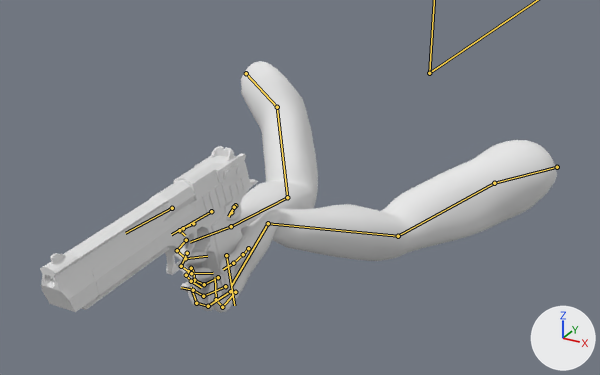
The FBX model Assets/M_Arms_Deagle.fbx, before and after one commit.
One viewpoint serves both versions: a 50 mm lens placed at (0.45, -1.257, 0.374), pointed at (-0.067, -0.317, -0.096). Arrows for +X, +Y and +Z are at lower right; the lights stay in place. Both versions are drawn at the pose saved in each file; the numbers are the values there. The bones that bend it are drawn over the model as lines.

In view in the first picture: 'arms', 'deagle'.
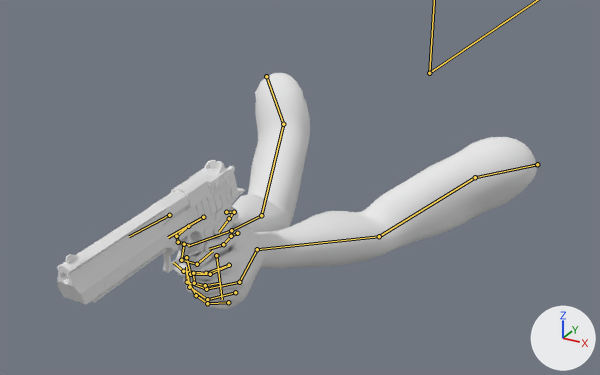
What differs and where, as boxes [x1, y1, x2, y2] in the pictures (600 x 375 px):
'arms', posed (6% shorter)
    before: [174, 61, 557, 313]
    after: [174, 73, 537, 309]
'deagle', posed (14% narrower, 13% shorter)
    before: [40, 146, 258, 312]
    after: [57, 160, 245, 305]
bone 'shoulder.L', root to tip
    before: (557, 167) to (494, 183)
    after: (537, 164) to (475, 177)
bone 'lower_arm.L', root to tip
    before: (398, 236) to (268, 223)
    after: (379, 236) to (257, 249)
bone 'hand.L', root to tip
    before: (268, 223) to (231, 285)
    after: (257, 249) to (239, 282)
bone 'index_01.L', root to tip
    before: (235, 292) to (222, 307)
    after: (229, 265) to (206, 273)
bone 'index_02.L', root to tip
    before: (222, 307) to (216, 299)
    after: (206, 273) to (183, 271)
bone 'index_03.L', root to tip
    before: (216, 299) to (215, 277)
    after: (183, 271) to (173, 262)
bone 'middle_01.L', root to tip
    before: (230, 291) to (208, 306)
    after: (239, 282) to (206, 289)
bone 'middle_03.L', root to tip
    before: (196, 303) to (191, 287)
    after: (187, 282) to (186, 267)
bone 'ring_01.L', root to tip
    before: (225, 286) to (203, 296)
    after: (235, 292) to (207, 299)
bone 'ring_02.L', root to tip
    before: (203, 296) to (193, 290)
    after: (207, 299) to (189, 287)
bone 'ring_03.L', root to tip
    before: (193, 290) to (181, 287)
    after: (189, 287) to (187, 271)
bone 'pinky_01.L', root to tip
    before: (218, 277) to (204, 284)
    after: (228, 302) to (207, 303)
bone 'pinky_02.L', root to tip
    before: (204, 284) to (194, 280)
    after: (207, 303) to (196, 295)
bone 'pinky_03.L', root to tip
    before: (194, 280) to (193, 269)
    after: (196, 295) to (189, 283)
bone 'thumb_01.L', root to tip
    before: (248, 248) to (243, 254)
    after: (237, 233) to (231, 236)
bone 'thumb_03.L', root to tip
    before: (233, 263) to (223, 269)
    after: (223, 244) to (209, 249)
bone 'shoulder.R', root to tip
    before: (246, 73) to (277, 107)
    after: (266, 76) to (283, 124)
bone 'lower_arm.R', root to tip
    before: (287, 197) to (231, 226)
    after: (261, 215) to (231, 230)
bone 'hand.R', root to tip
    before: (231, 226) to (190, 242)
    after: (231, 230) to (188, 246)
bone 'index_01.R', root to tip
    before: (193, 223) to (183, 228)
    after: (188, 226) to (176, 236)
bone 'index_02.R', root to tip
    before: (183, 228) to (179, 230)
    after: (176, 236) to (178, 242)
bone 'middle_01.R', root to tip
    before: (186, 240) to (177, 250)
    after: (184, 244) to (181, 260)
bone 'middle_02.R', root to tip
    before: (177, 250) to (185, 258)
    after: (181, 260) to (197, 264)
bone 'middle_03.R', root to tip
    before: (185, 258) to (207, 256)
    after: (197, 264) to (212, 251)
bone 'ring_01.R', root to tip
    before: (187, 253) to (181, 266)
    after: (186, 257) to (190, 274)
bone 'ring_02.R', root to tip
    before: (181, 266) to (191, 273)
    after: (190, 274) to (210, 274)
bone 'ring_03.R', root to tip
    before: (191, 273) to (213, 273)
    after: (210, 274) to (230, 265)
bone 'pinky_01.R', root to tip
    before: (191, 268) to (186, 275)
    after: (193, 273) to (194, 283)
bone 'pinky_03.R', root to tip
    before: (191, 281) to (201, 287)
    after: (205, 285) to (219, 283)
bone 'thumb_01.R', root to tip
    before: (231, 212) to (235, 205)
    after: (226, 212) to (234, 212)
bone 'thumb_02.R', root to tip
    before: (235, 205) to (234, 207)
    after: (234, 212) to (229, 218)
bone 'thumb_03.R', root to tip
    before: (234, 207) to (228, 216)
    after: (229, 218) to (219, 232)
bone 'deagle_root', root to tip
    before: (211, 211) to (171, 234)
    after: (203, 217) to (168, 237)

The change in detail:
Bone 'shoulder.L' (bone_shoulder_l) moves from (0.0, 0.035, -0.171) to (0.007, 0.007, -0.179).
Bone 'shoulder.L' (bone_shoulder_l) turns from (-80, -54, -73) to (-104, -55, -47) degrees about its own x, y and z.
Bone 'lower_arm.L' (bone_lower_arm_l) turns from (7, 1, -19) to (7, 1, -20) degrees about its own x, y and z.
Bone 'hand.L' (bone_hand_l) turns from (125, -72, -58) to (52, -8, -7) degrees about its own x, y and z.
Bone 'index_01.L' (bone_index_01_l) moves from (0.0, 0.0, 0.0) to (-0.012, -0.002, -0.011).
Bone 'index_01.L' (bone_index_01_l) turns from (-16, -12, -9) to (-31, -2, 43) degrees about its own x, y and z.
Bone 'index_02.L' (bone_index_02_l) turns from (-59, -3, -20) to (-27, 6, 3) degrees about its own x, y and z.
Bone 'index_03.L' (bone_index_03_l) turns from (-59, 0, 0) to (-35, 22, 20) degrees about its own x, y and z.
Bone 'middle_01.L' (bone_middle_01_l) turns from (-19, -7, -9) to (-33, 0, 46) degrees about its own x, y and z.
Bone 'middle_03.L' (bone_middle_03_l) turns from (-36, 2, 2) to (-46, 2, 45) degrees about its own x, y and z.
Bone 'ring_01.L' (bone_ring_01_l) turns from (-20, -4, -9) to (-27, -4, 43) degrees about its own x, y and z.
Bone 'ring_02.L' (bone_ring_02_l) turns from (-21, 8, -13) to (-25, 1, 1) degrees about its own x, y and z.
Bone 'ring_03.L' (bone_ring_03_l) turns from (-5, -4, -5) to (-43, 9, 37) degrees about its own x, y and z.
Bone 'pinky_01.L' (bone_pinky_01_l) turns from (-29, 29, -37) to (-39, -10, 44) degrees about its own x, y and z.
Bone 'pinky_02.L' (bone_pinky_02_l) turns from (-15, -8, -18) to (-4, 5, 6) degrees about its own x, y and z.
Bone 'pinky_03.L' (bone_pinky_03_l) turns from (-36, -5, -7) to (-8, 2, 1) degrees about its own x, y and z.
Bone 'thumb_01.L' (bone_thumb_01_l) turns from (4, -25, -5) to (25, -38, 22) degrees about its own x, y and z.
Bone 'thumb_03.L' (bone_thumb_03_l) turns from (0, 0, 0) to (-12, 1, 17) degrees about its own x, y and z.
Bone 'shoulder.R' (bone_shoulder_r) moves from (-0.003, 0.153, -0.049) to (0.003, 0.114, -0.064).
Bone 'shoulder.R' (bone_shoulder_r) turns from (-109, 43, 40) to (-78, 27, 65) degrees about its own x, y and z.
Bone 'lower_arm.R' (bone_lower_arm_r) turns from (13, -4, 36) to (14, -5, 38) degrees about its own x, y and z.
Bone 'hand.R' (bone_hand_r) turns from (19, -4, -5) to (32, 33, -2) degrees about its own x, y and z.
Bone 'index_01.R' (bone_index_01_r) turns from (0, 2, -5) to (4, 4, -19) degrees about its own x, y and z.
Bone 'index_02.R' (bone_index_02_r) turns from (-17, -1, 9) to (-33, 1, 2) degrees about its own x, y and z.
Bone 'middle_01.R' (bone_middle_01_r) turns from (0, 0, 0) to (-9, 4, -17) degrees about its own x, y and z.
Bone 'middle_02.R' (bone_middle_02_r) turns from (-23, -2, -4) to (-36, -3, -5) degrees about its own x, y and z.
Bone 'middle_03.R' (bone_middle_03_r) turns from (-58, 0, 0) to (-79, -4, -10) degrees about its own x, y and z.
Bone 'ring_01.R' (bone_ring_01_r) turns from (0, 0, 0) to (-13, 3, -19) degrees about its own x, y and z.
Bone 'ring_02.R' (bone_ring_02_r) turns from (-14, -1, -3) to (-36, -2, -6) degrees about its own x, y and z.
Bone 'ring_03.R' (bone_ring_03_r) turns from (-61, 0, 0) to (-70, -27, 30) degrees about its own x, y and z.
Bone 'pinky_01.R' (bone_pinky_01_r) turns from (-2, -9, 15) to (-14, -5, -3) degrees about its own x, y and z.
Bone 'pinky_03.R' (bone_pinky_03_r) turns from (-5, 0, 0) to (-16, 0, 0) degrees about its own x, y and z.
Bone 'thumb_01.R' (bone_thumb_01_r) turns from (1, -3, 5) to (-24, -13, -12) degrees about its own x, y and z.
Bone 'thumb_01.R' (bone_thumb_01_r) is rescaled from (1.0, 1.0, 1.0) to (1.1, 1.1, 1.1).
Bone 'thumb_02.R' (bone_thumb_02_r) turns from (2, 5, -21) to (21, -41, -36) degrees about its own x, y and z.
Bone 'thumb_03.R' (bone_thumb_03_r) turns from (14, 15, -21) to (-13, 10, -26) degrees about its own x, y and z.
Bone 'deagle_root' (bone_deagle_root) moves from (0.107, 0.441, -0.124) to (0.116, 0.447, -0.131).
Bone 'deagle_root' (bone_deagle_root) turns from (3, 1, 0) to (3, 0, 0) degrees about its own x, y and z.
Bone 'deagle_root' (bone_deagle_root) is rescaled from (1.0, 1.0, 1.0) to (0.88, 0.88, 0.88).
